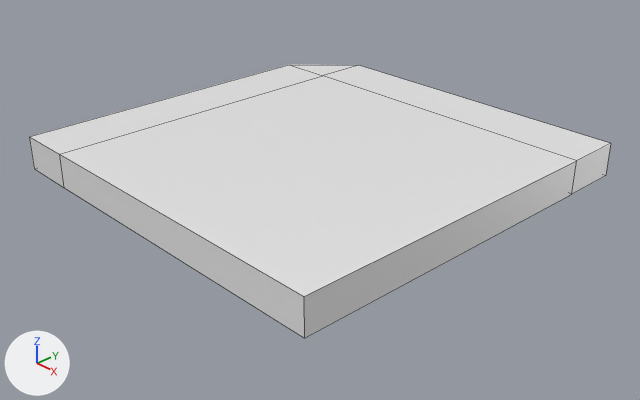
The Blender file Assets/Models/blend/RevivalFloppy.blend as it was, and as the next commit left it.
Rendered twice from a camera (50 mm lens) standing at (0.618, -0.578, 0.365) and looking at (0.016, -0.012, -0.041). Arrows for +X, +Y and +Z are at lower left; the lights stay in place. Mesh edges are drawn as thin lines.

Objects in the first picture: 'RevivalFloppy'.
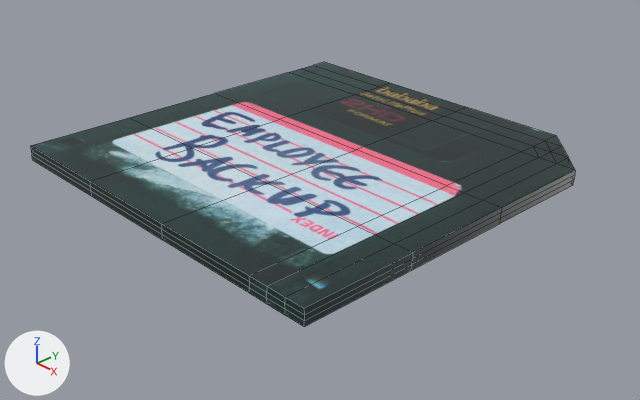
Where the change shows, as pixel boxes [x1, y1, x2, y2] in the pictures (640 x 400 px):
'RevivalFloppy', reshaped, turned: before [29, 65, 611, 338]; after [31, 62, 575, 327]

Edits to the bpy script that builds the scene:
```text
Add img_revivalfloppy_png:
    img_revivalfloppy_png = load_image('RevivalFloppy.png', '../../Textures/RevivalFloppy.png', 1024, 512, 'sRGB')
Add mat_revivalfloppy:
    mat_revivalfloppy = principled_material('RevivalFloppy')
    mat_revivalfloppy.texture = img_revivalfloppy_png
    mat_revivalfloppy.roughness = 0.4
Change me_cube:
    used by ob_revivalfloppy; location = (0.0, 0.0, 0.0)
    remove me_cube.from_pydata(...)  # 16 vertices, 15 faces; spans x -0.211..0.211, y -0.211..0.211, z -0.018..0.018
    remove me_cube.materials.append(mat_material)  # white #e7e7e7
    add me_cube.from_pydata(...)  # 128 vertices, 135 faces; spans x -0.211..0.211, y -0.211..0.211, z -0.008..0.008
    me_cube part 1: the whole mesh is rebuilt
    add me_cube.materials.append(mat_revivalfloppy)  # picture img_revivalfloppy_png
Change ob_revivalfloppy:
    ob_revivalfloppy.rotation_euler: (0.0, 0.0, 0.0) -> (0.0, 0.0, 4.712)  # degrees (0, 0, 0) -> degrees (0, 0, 270)
```
